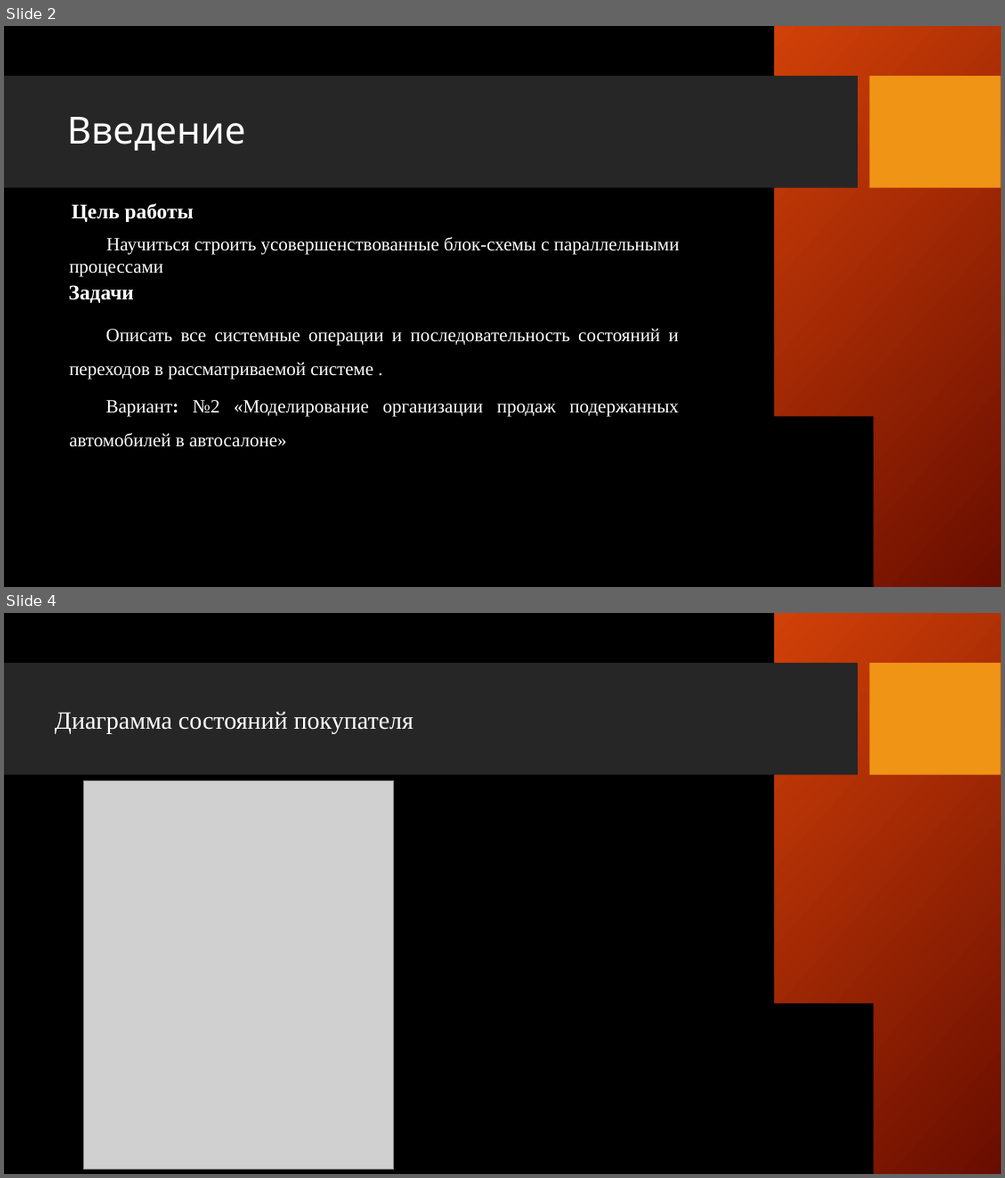
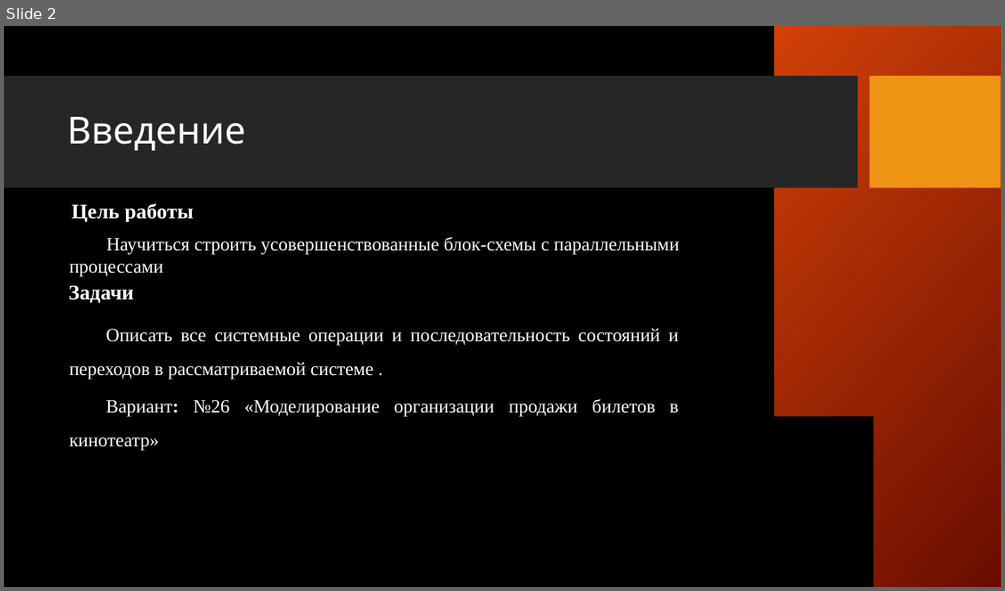
Before and after one commit to baethand/MIREA, a slide deck: sem4/AKMS/пр6_през_Руденко_ИКБО-13-22.pptx. Shown one above the other, each under a label of ours: slides 2 and 4 before the commit, slide 2 after it; the slides between them are not shown. The pictures are 1005x1178 and 1005x591 pixels, drawn with LibreOffice and Linux fonts; fonts in the diff are those of the drawing; grey boxes stand for pictures; background and template pictures are left out. Boxes give left, top, right and bottom in pixels: in the first picture for what was removed or moved away, otherwise in the second. Text is boxed around its words. In the diff, an @@ line names an element or a change of style, - is before the commit and + after.

```diff
--- a/sem4/AKMS/пр6_през_Руденко_ИКБО-13-22.pptx
+++ b/sem4/AKMS/пр6_през_Руденко_ИКБО-13-22.pptx
@@ slide 4 removed at [4, 613, 1001, 1174], background picture (left out); not listed: 4 template elements that a slide beside it also shows @@
@@ title removed at [55, 712, 413, 734] @@
-Диаграмма состояний покупателя
@@ picture removed at [84, 780, 394, 1168] @@
@@ slide 2 changed as well @@
@@ text at [69, 399, 679, 450]: text changed @@
-Вариант: №2 «Моделирование организации продаж подержанных автомобилей в автосалоне»
+Вариант: №26 «Моделирование организации продажи билетов в кинотеатр»
```
Also in this commit, not shown: 3 other slides changed, 1 other slide removed, 9 other files.
